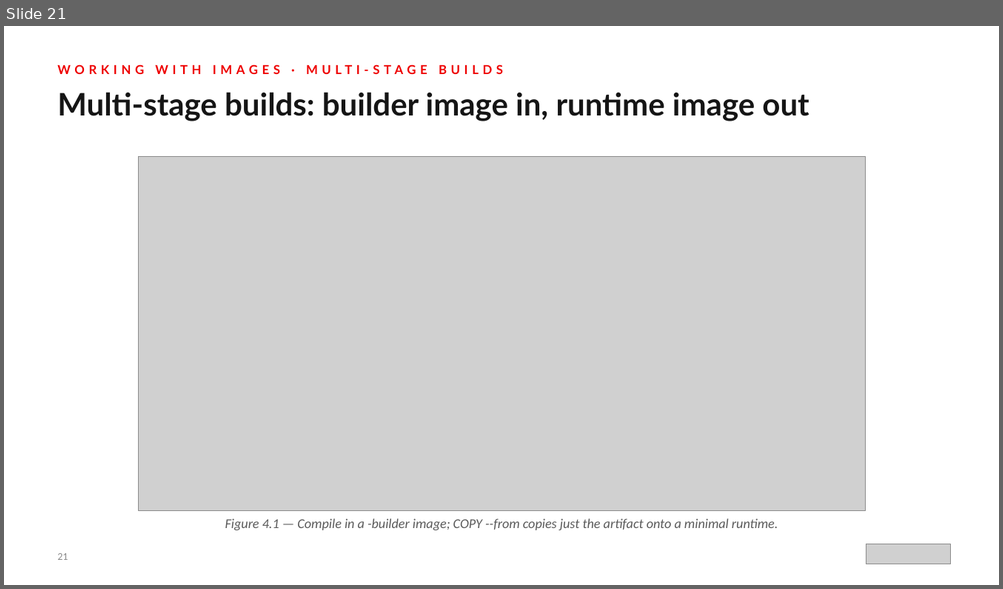
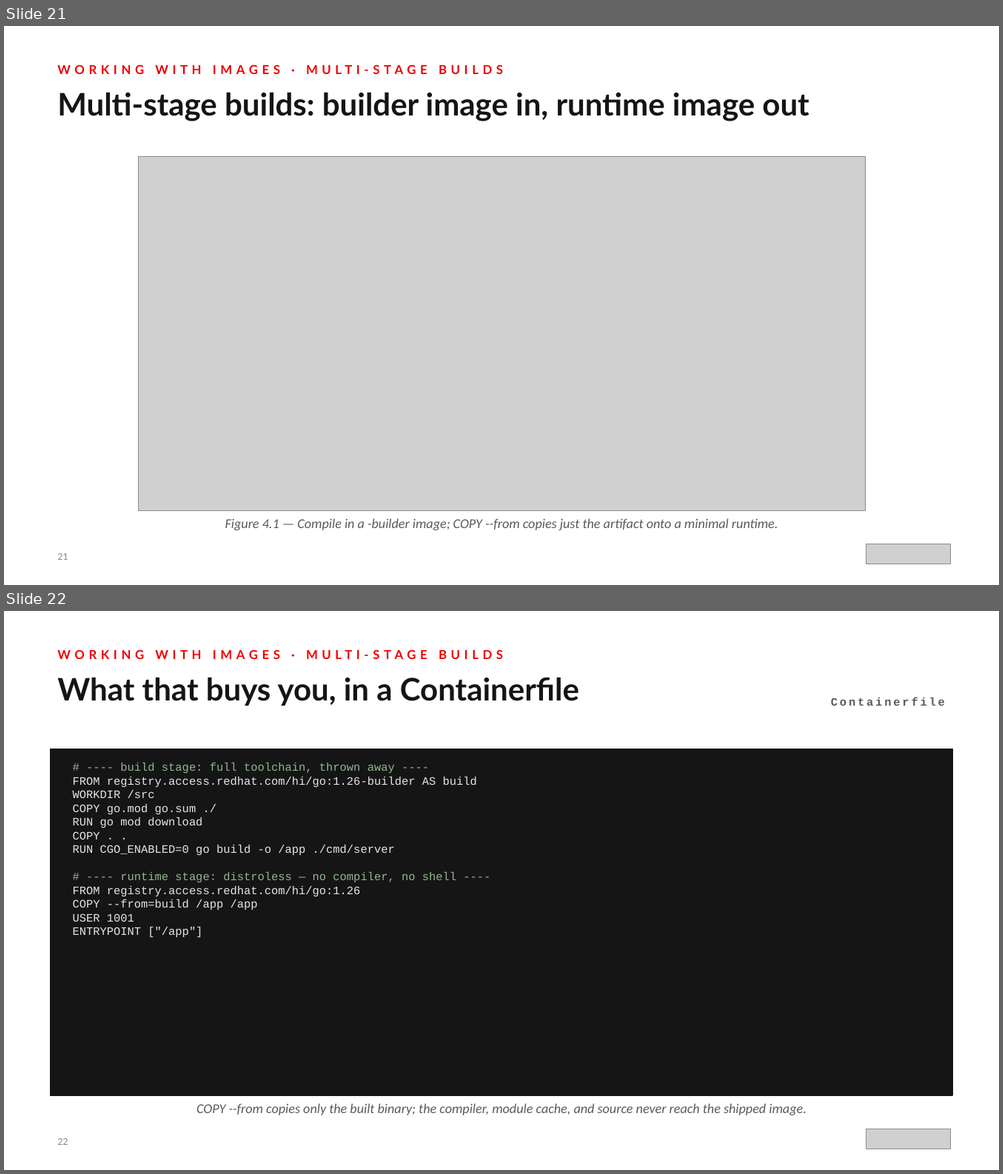
Before and after one commit to patterncatalyst/hummingbird-tutorial, a slide deck: presentations/hummingbird-overview.pptx. Shown one above the other, each under a label of ours: slide 21 before the commit, slides 21 and 22 after it. The pictures are 1003x589 and 1003x1174 pixels, drawn with LibreOffice and Linux fonts; fonts in the diff are those of the drawing; grey boxes stand for pictures. Boxes give left, top, right and bottom in pixels: in the first picture for what was removed or moved away, otherwise in the second. Text is boxed around its words. In the diff, an @@ line names an element or a change of style, - is before the commit and + after.

Commit message:
Deck r01.7; fix compose diagram; add Trusted Libraries figure to ch.13

```diff
--- a/presentations/hummingbird-overview.pptx
+++ b/presentations/hummingbird-overview.pptx
@@ slide 22 added at bbox=[4, 611, 999, 1170], background #FFFFFF @@
@@ text added at bbox=[57, 677, 579, 706], 30 pt, text #151515, bold @@
+What that buys you, in a Containerfile
@@ text added at bbox=[831, 697, 945, 706], 11 pt, text #5A5A5A, bold @@
+Containerfile
@@ rectangle added at bbox=[51, 749, 952, 1096], fill #151515, outline #151515 1 pt @@
@@ text added at bbox=[73, 763, 477, 937], 11 pt, text #E6E6E6 @@
+# ---- build stage: full toolchain, thrown away ----
+FROM registry.access.redhat.com/hi/go:1.26-builder AS build
+WORKDIR /src
+COPY go.mod go.sum ./
+RUN go mod download
+COPY . .
+RUN CGO_ENABLED=0 go build -o /app ./cmd/server
+# ---- runtime stage: distroless — no compiler, no shell ----
+FROM registry.access.redhat.com/hi/go:1.26
+COPY --from=build /app /app
+USER 1001
+ENTRYPOINT ["/app"]
@@ text added at bbox=[162, 763, 203, 773], 12 pt, text #EE0000, bold @@
+WORKING WITH IMAGES · MULTI-STAGE BUILDS
@@ text added at bbox=[196, 1104, 805, 1116], 13 pt, text #5A5A5A, italic @@
+COPY --from copies only the built binary; the compiler, module cache, and source never reach the shipped image.
@@ text added at bbox=[57, 1139, 68, 1145], 10 pt, text #8A8A8A @@
+22
@@ picture added at bbox=[866, 1130, 950, 1150] @@
```
Also in this commit, not shown: 18 slides changed, 2 other slides added, 8 other files.
